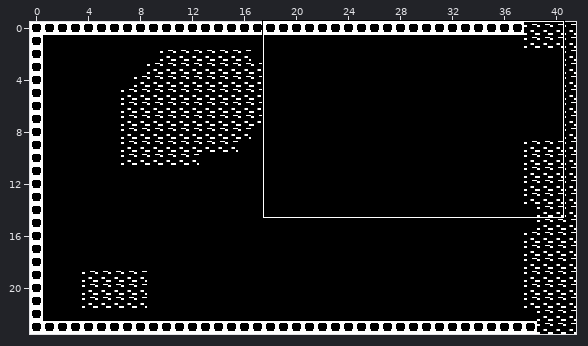
One commit to this Tiled map: tiled/overworld.tmx. Above, an overview of the earlier version with the close-up marked.
Close-up. Earlier state:
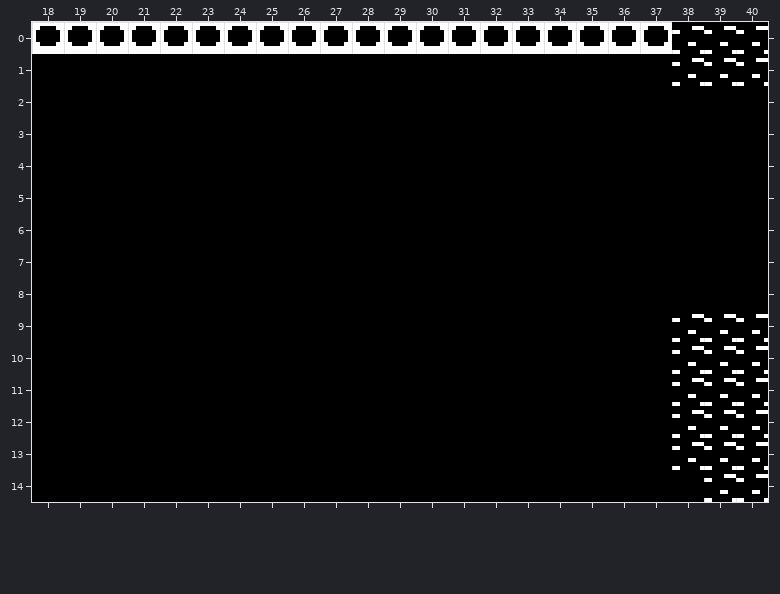
Cells are 16x16 px. Shown: x 18..40, y 0..14.
After the commit:
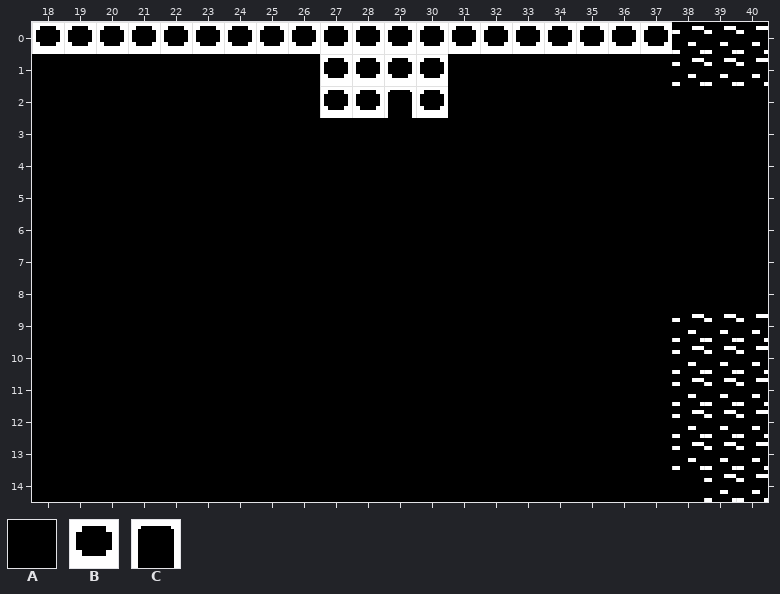
Key: from "overworld": A 0, B 4, C 7.
_ is an empty cell, . an unchanged one.
Change:
--- layer "Tile Layer 1"
@@ x 27..30 @@
- 1 AAAA
- 2 AAAA
+ 1 BBBB
+ 2 BBCB
Where, in picture pixels (left, top, right, bottom), the same in both close-ups:
changed: (320, 54, 448, 118)
